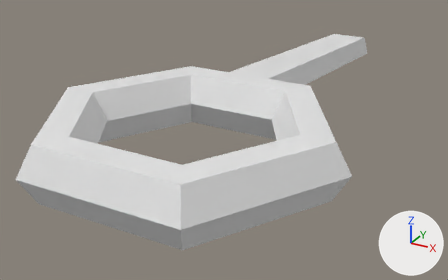
The Blender file Tronology .blend: old version first, new version second.
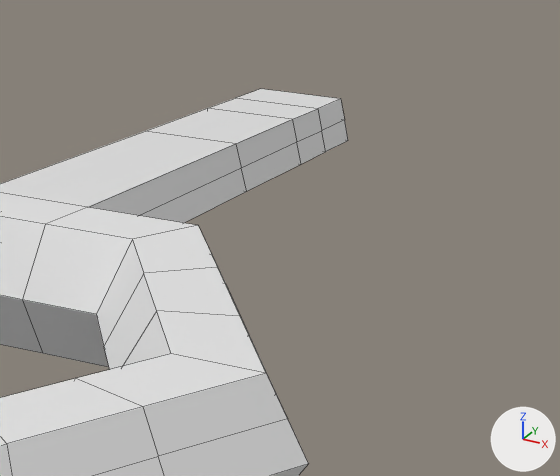
Each version is shown whole from a 50 mm camera at (2.25, -3.55, 1.83) aimed at (-0.22, 0.95, -0.42), then close up on the part from 52% to 100% of the width and 0% to 65% of the height. Arrows for +X, +Y and +Z are at lower right; the lights stay in place. The last two pictures show the newer version. The close-ups show mesh edges as thin lines.
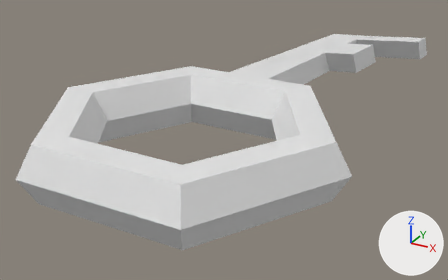
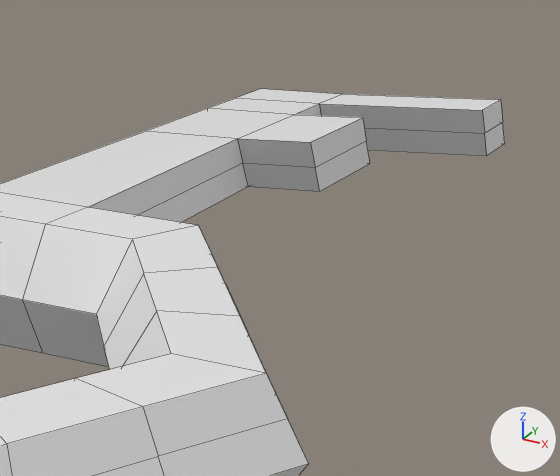
What differs and where, as boxes [x1, y1, x2, y2] in the close-ups (560 x 476 px; the box of a moved part takes in the faces that stretch with it):
'Torus', reshaped
    before: [0, 89, 348, 476]
    after: [0, 89, 505, 476]
part 1 of me_torus_001, moved or reshaped
    before: [0, 89, 348, 223]
    after: [0, 89, 505, 222]

The change in detail:
me_torus_001 is used by ob_torus; location (0.0, 0.0, 0.0).
me_torus_001 had 174 vertices, 174 faces and spanned x -1.25..1.25, y -1.08..3.64, z -0.22..0.22.
me_torus_001 now has 187 vertices, 186 faces, 1 loose edge and spans x -1.25..1.25, y -1.08..3.63, z -0.22..0.22.
Part 1, on me_torus_001:
6 faces are deleted.
9 vertices in x -0.18..0.26, y 2.36..3.64, z -0.22..0.0 move by (0.01, -0.01, 0.03).
6 vertices in x -0.17..0.26, y 2.89..3.64, z -0.21..0.06 move by (0.01, -0.01, 0.02).
3 vertices in x 0.22..0.24, y 2.25..3.21, z 0.0..0.11 move by (0.0, -0.01, 0.02).
2 vertices move from x 0.24, y 2.36..2.95, z -0.11..-0.05 to x 0.24..0.52, y 2.29..2.35, z -0.08..0.05.
13 vertices are added at x 0.22..0.96, y 2.24..3.62, z -0.13..0.16.
1 loose edge is added.
18 new faces join them.
